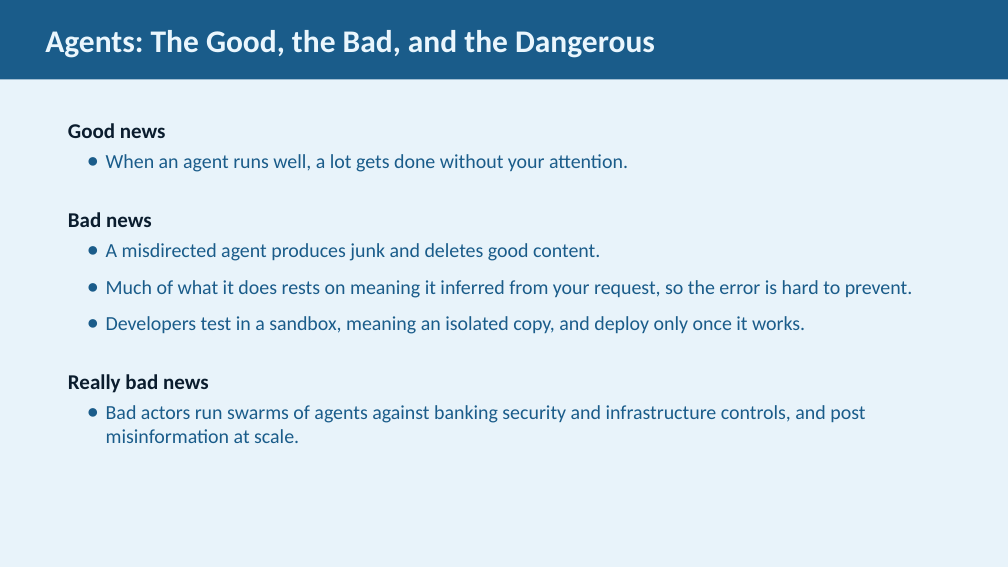
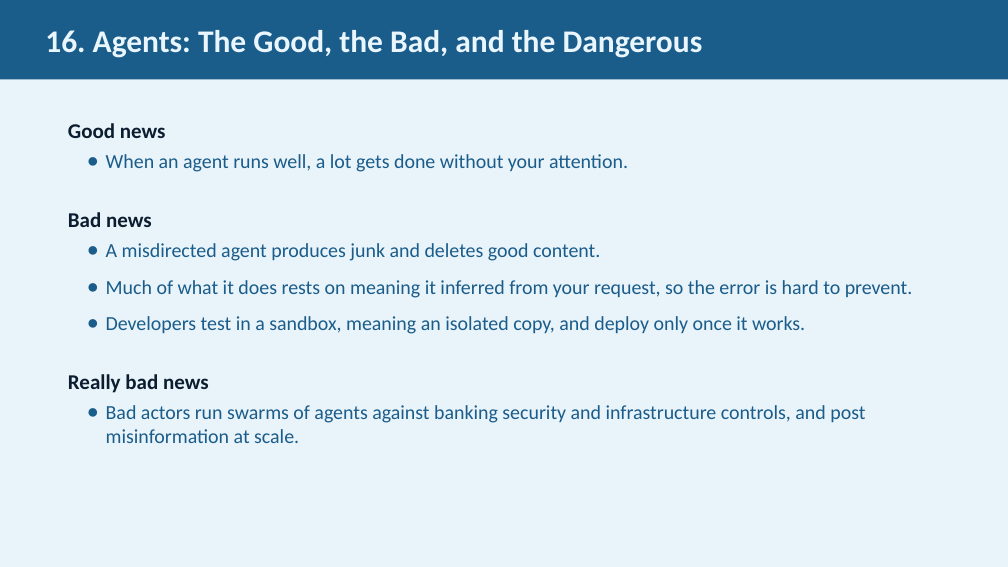
Before and after one commit to JimFawcett/NewSite, a slide deck: slide 16 of AI Presentation 2026/AI_Presentation.pptx (slide 15 before the commit). Drawn at 1008x567 pixels with LibreOffice and Linux fonts; fonts in the diff are those of the drawing. Boxes give left, top, right and bottom in pixels: in the first picture for what was removed or moved away, otherwise in the second. Text is boxed around its words. In the diff, an @@ line names an element or a change of style, - is before the commit and + after.

```diff
--- a/AI Presentation 2026/AI_Presentation.pptx
+++ b/AI Presentation 2026/AI_Presentation.pptx
@@ text in rectangle at box(45, 30, 703, 58): text changed @@
-Agents: The Good, the Bad, and the Dangerous
+16. Agents: The Good, the Bad, and the Dangerous
```
Also in this commit, not shown: 28 other slides changed, 2 slides added, 15 other files.
